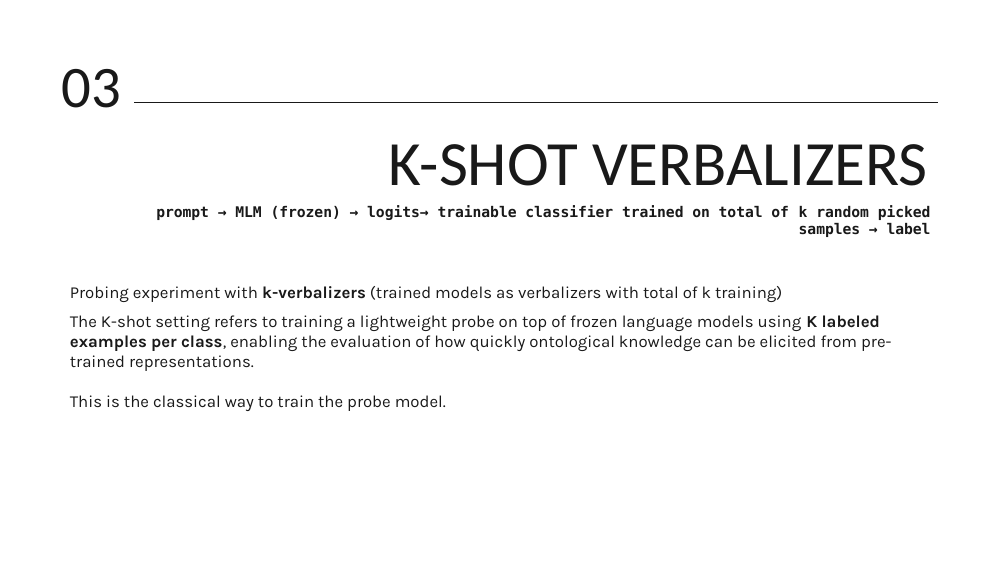
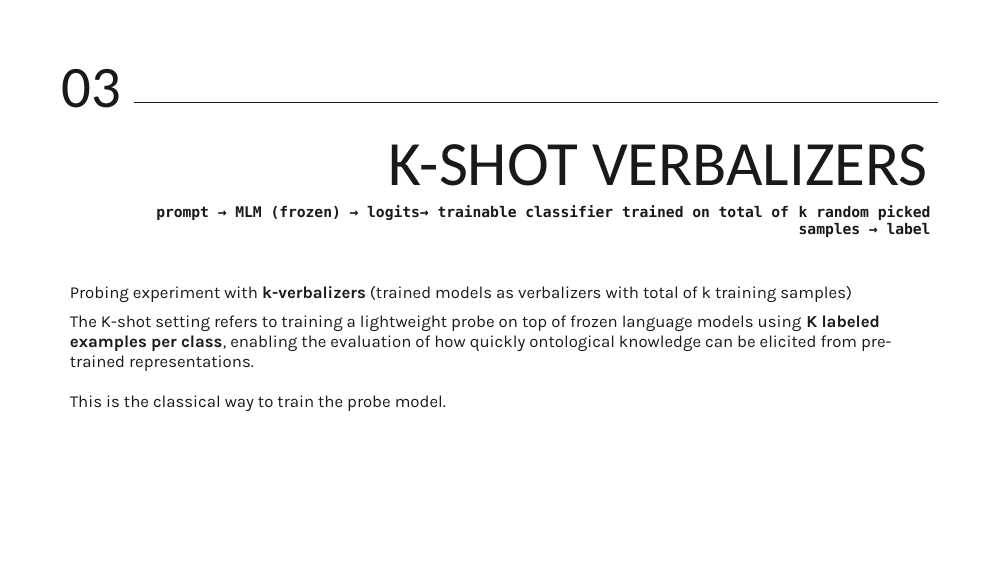
Before and after one commit to VR3ED/data-semantics-project, a slide deck: slide 10 of presentazione progetto.pptx. Drawn at 1008x567 pixels with LibreOffice and Linux fonts; fonts in the diff are those of the drawing; background and template pictures are left out. Boxes give left, top, right and bottom in pixels: in the first picture for what was removed or moved away, otherwise in the second. Text is boxed around its words. In the diff, an @@ line names an element or a change of style, - is before the commit and + after.

```diff
--- a/presentazione progetto.pptx
+++ b/presentazione progetto.pptx
@@ subtitle at (x1=70, y1=286, x2=852, y2=302): text changed @@
-Probing experiment with k-verbalizers (trained models as verbalizers with total of k training)
+Probing experiment with k-verbalizers (trained models as verbalizers with total of k training samples)
```
Also in this commit, not shown: 10 other slides changed, 1 other file.
